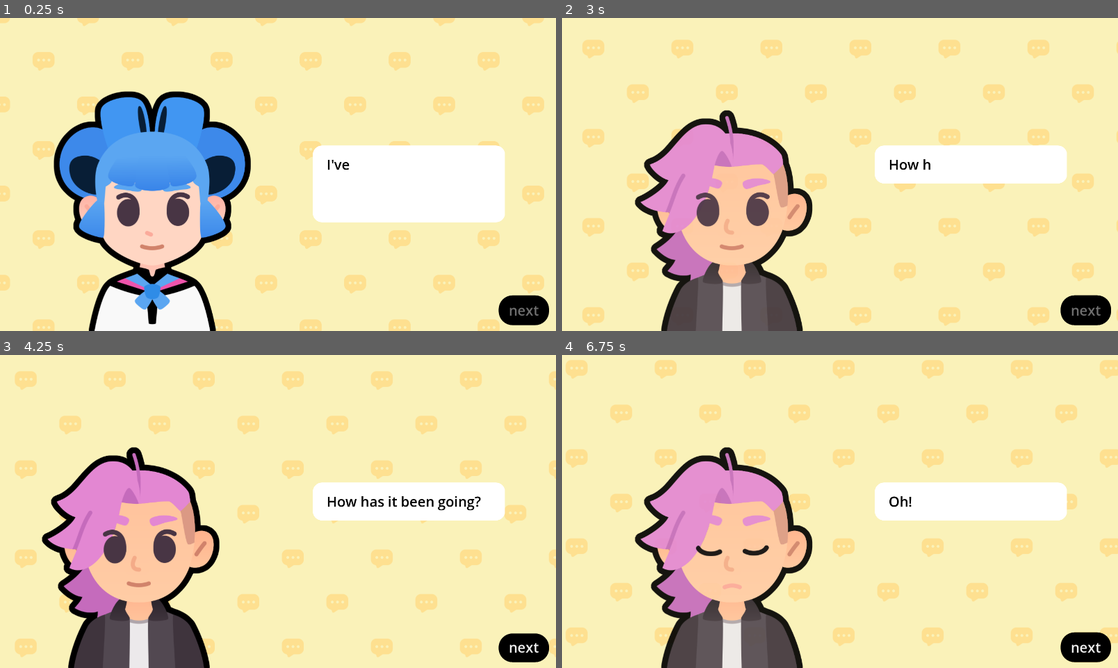
Above: before the commit, frames 1-4 (two rows, left to right).
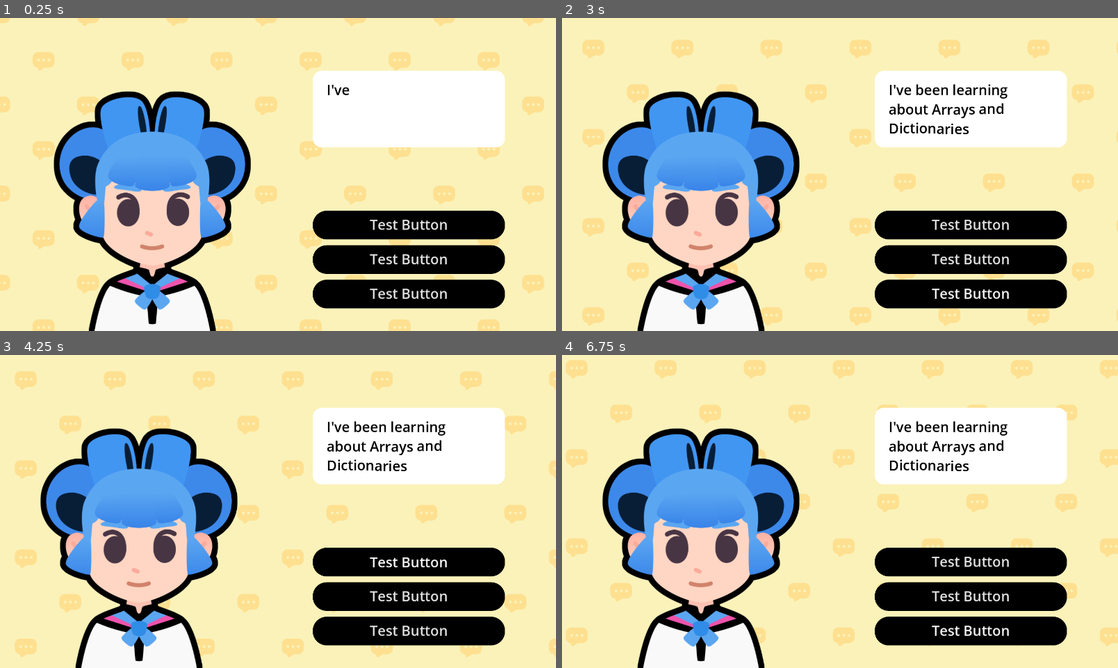
Above: after the commit, the same moments.

Repository: eddiespaget/M8-Starting-a-Dialogue
Game: Godot game, scene res://lessons/dialogue.tscn
The game is run twice, just before and just after one commit, with the same random seed, the same clock (stepped at 60 frames per second) and the same inputs. The project has no main scene, so this scene is started directly. Sound files missing from this copy of the repository are replaced by a short silence.
Inputs (mouse positions are in pixels of both pictures, inside the frame that each line leads up to):
- Up to frame 1 (0.25 s): no input
- Up to frame 2 (3 s): click (973, 224) at 0.5 s, where only the run after the commit has a clickable "Test Button"; click (973, 259) at 1.25 s, where only the run after the commit has a clickable "Test Button"; click (973, 293) at 2 s, where only the run after the commit has a clickable "Test Button"; click (1084, 312) at 2.75 s, where only the run before the commit has a clickable "next"
- Up to frame 3 (4.25 s): click (411, 561) at 3.5 s, where only the run after the commit has a clickable "Test Button"
- Up to frame 4 (6.75 s): click (1084, 649) at 4.25 s, where only the run before the commit has a clickable "next"; click (973, 596) at 5 s, where only the run after the commit has a clickable "Test Button"; click (973, 630) at 5.75 s, where only the run after the commit has a clickable "Test Button"; click (1084, 649) at 6.5 s, where only the run before the commit has a clickable "next"

The runs differ from the first frame. In frame 1, 25% of the frame differs, in the area x 56-99%, y 16-99%; in frame 2, 43%; in frame 3, 41%; in frame 4, 43%, in the area x 7-99%, y 16-100%.
Error after the commit: Invalid assignment of property or key 'disabled' with value of type 'bool' on a base object of type 'null instance'. (res://lessons/dialogue.gd:110)

Commit message:
M8L3 done

Diff:
--- a/lessons/dialogue.tscn
+++ b/lessons/dialogue.tscn
@@ -14,12 +14,6 @@
 shader_parameter/bg_color = Color(0.980392, 0.94902, 0.72549, 1)
 shader_parameter/pattern_color = Color(0.996078, 0.878431, 0.564706, 1)
 shader_parameter/pattern_size = 256.0
-
-[sub_resource type="InputEventAction" id="InputEventAction_3rk3v"]
-action = &"advance_text"
-
-[sub_resource type="Shortcut" id="Shortcut_7vboy"]
-events = [SubResource("InputEventAction_3rk3v")]
 
 [node name="Dialogue" type="Control"]
 layout_mode = 3
@@ -65,38 +59,44 @@
 expand_mode = 1
 stretch_mode = 5
 
-[node name="RichTextLabel" type="RichTextLabel" parent="."]
-unique_name_in_owner = true
+[node name="VBoxContainer" type="VBoxContainer" parent="."]
+clip_contents = true
 layout_mode = 1
 anchors_preset = -1
 anchor_left = 0.75
 anchor_right = 1.0
 anchor_bottom = 1.0
-offset_left = -360.32
-offset_top = 440.0
+offset_left = -360.32007
+offset_top = 182.0
 offset_right = -176.0
-offset_bottom = -519.0
+offset_bottom = -78.0
+focus_mode = 3
+mouse_filter = 0
+
+[node name="RichTextLabel" type="RichTextLabel" parent="VBoxContainer"]
+unique_name_in_owner = true
+layout_mode = 2
 size_flags_horizontal = 3
+size_flags_vertical = 2
 bbcode_enabled = true
 text = "Hello World"
 fit_content = true
 
-[node name="NextButton" type="Button" parent="."]
+[node name="ActionButtonsVBoxContainer" type="VBoxContainer" parent="VBoxContainer"]
 unique_name_in_owner = true
-layout_mode = 1
-anchors_preset = 3
-anchor_left = 1.0
-anchor_top = 1.0
-anchor_right = 1.0
-anchor_bottom = 1.0
-offset_left = -198.0
-offset_top = -107.0
-offset_right = -24.0
-offset_bottom = -20.0
-grow_horizontal = 0
-grow_vertical = 0
-shortcut = SubResource("Shortcut_7vboy")
-text = "next"
+layout_mode = 2
+
+[node name="Button" type="Button" parent="VBoxContainer/ActionButtonsVBoxContainer"]
+layout_mode = 2
+text = "Test Button"
+
+[node name="Button2" type="Button" parent="VBoxContainer/ActionButtonsVBoxContainer"]
+layout_mode = 2
+text = "Test Button"
+
+[node name="Button3" type="Button" parent="VBoxContainer/ActionButtonsVBoxContainer"]
+layout_mode = 2
+text = "Test Button"
 
 [node name="AudioStreamPlayer" type="AudioStreamPlayer" parent="."]
 unique_name_in_owner = true
Not shown: 1 places in lessons/dialogue.tscn that only renumber resources
